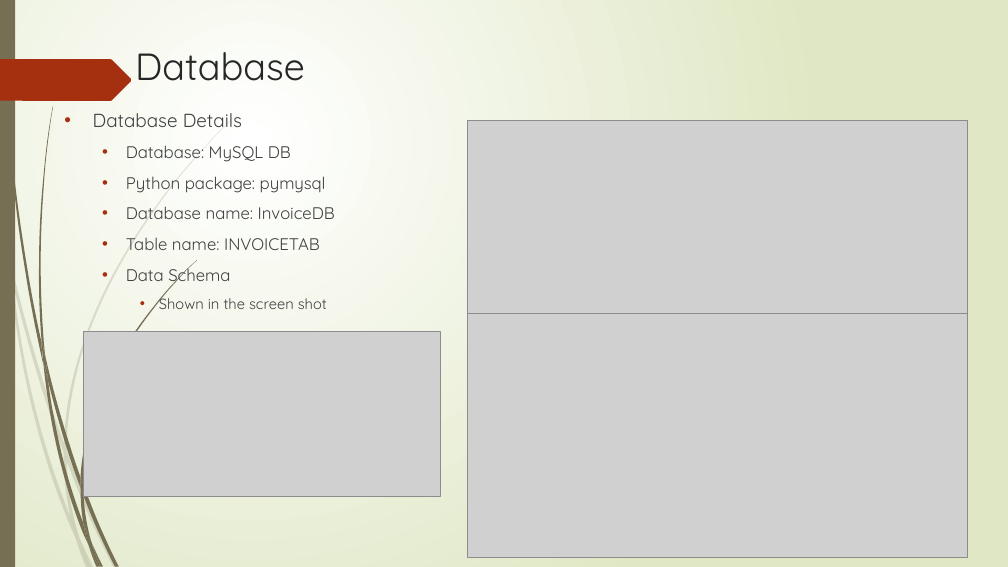
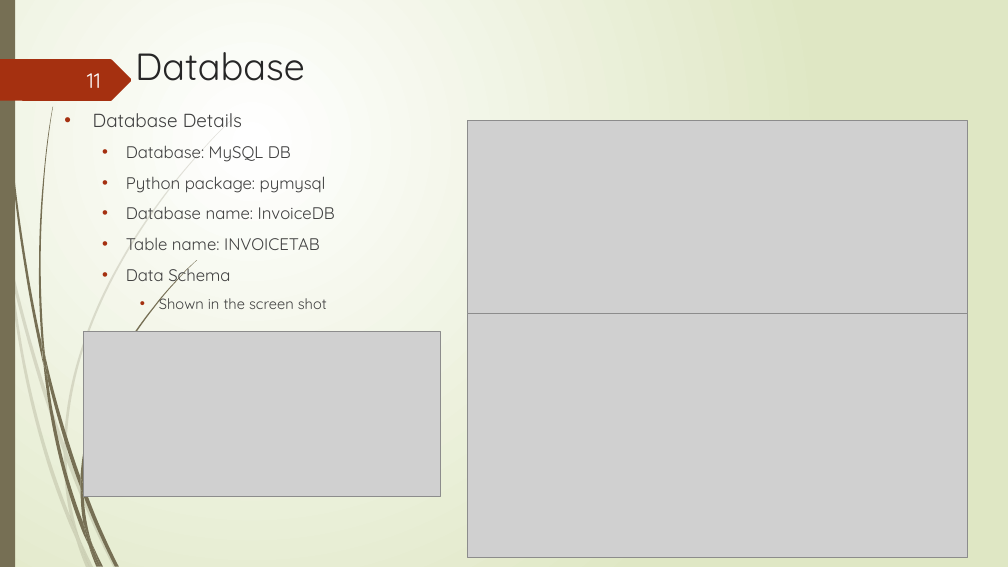
Before and after one commit to sureshcs0524/PythonProjects, a slide deck: slide 11 of Invoice Matching Application .pptx. Drawn at 1008x567 pixels with LibreOffice and Linux fonts; fonts in the diff are those of the drawing; grey boxes stand for pictures. Boxes give left, top, right and bottom in pixels: in the first picture for what was removed or moved away, otherwise in the second. Text is boxed around its words. In the diff, an @@ line names an element or a change of style, - is before the commit and + after.

```diff
--- a/Invoice Matching Application .pptx
+++ b/Invoice Matching Application .pptx
@@ page number added at [87, 73, 101, 88], 20 pt, text #FEFFFF @@
+11
```
Also in this commit, not shown: 19 other slides changed, 1 other file.
